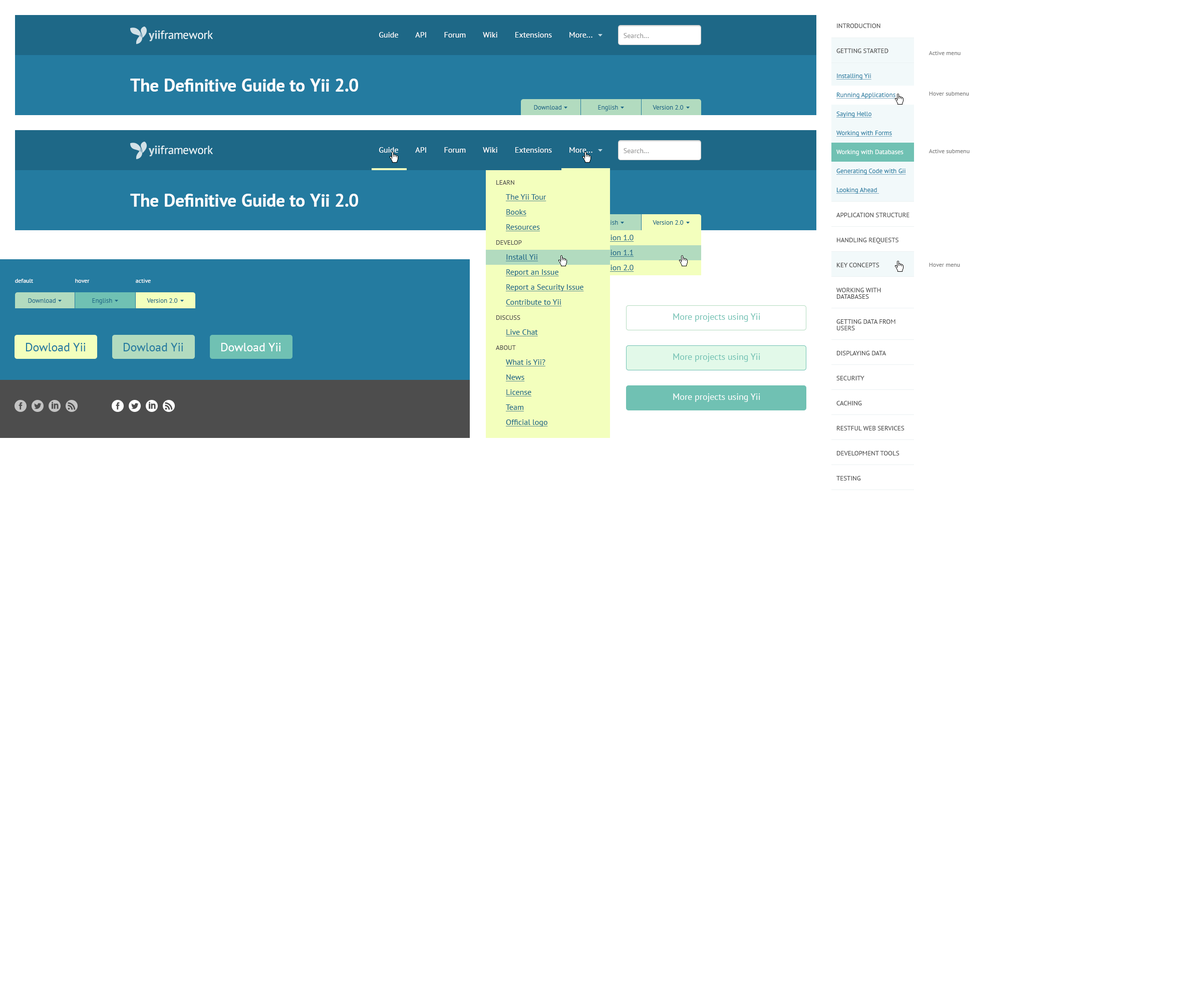
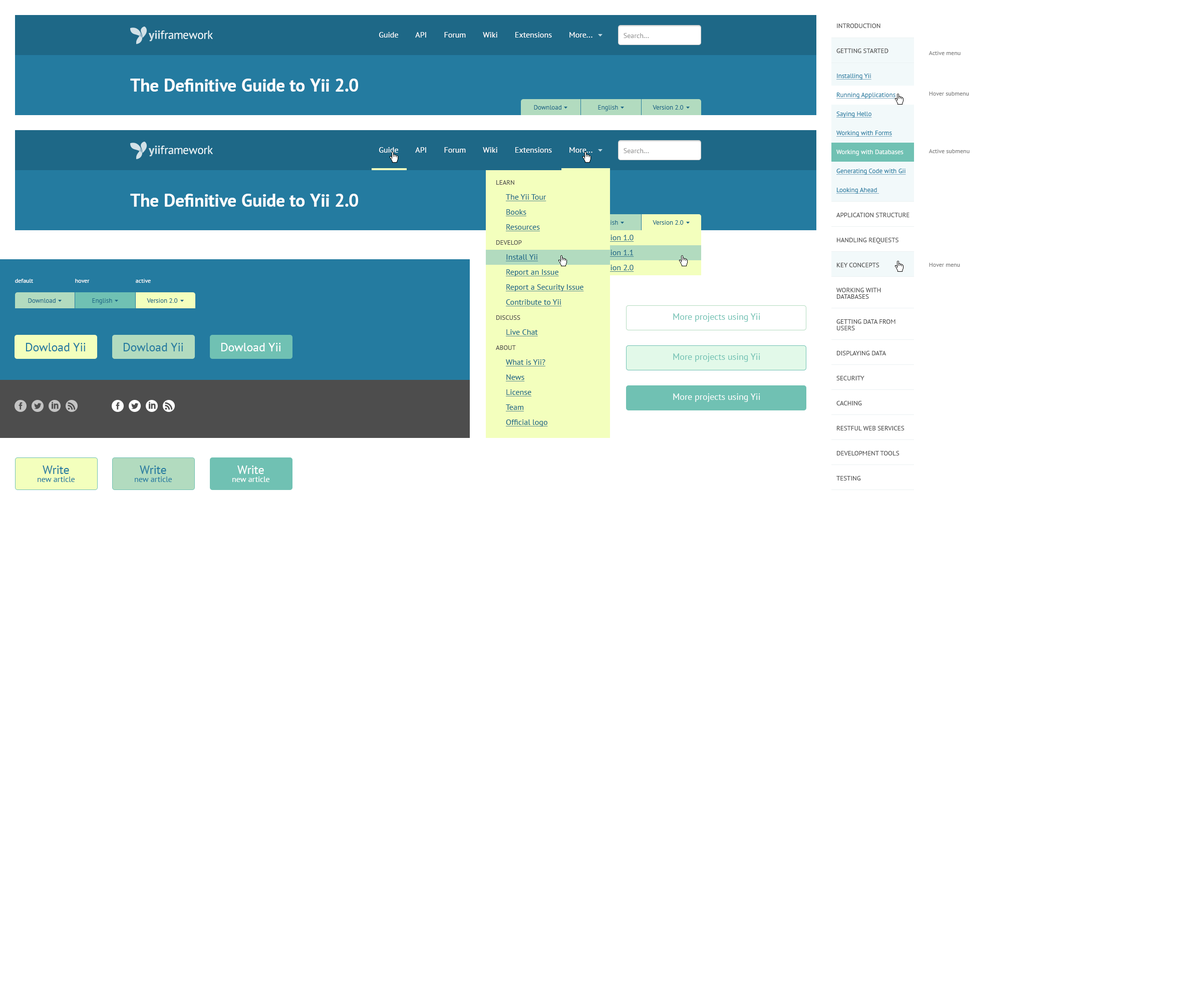
Revision of a layered 1202 x 1001 image; what changed, layer by layer:
added group "btn_write" with 9 layers above "btn_download" over <box>15,457,293,491</box>
added group "default" (3rd of 5, in "btn_write") with 2 layers in group "btn_write" over <box>15,457,98,491</box>
added layer "Write new article" (1st of 3, in "btn_write" › "default") in group "default" over <box>37,465,75,483</box>
added layer "bg_btn" (4th of 9, in "btn_write" › "default") in group "default" over <box>15,457,98,491</box>
added group "hover" (3rd of 5, in "btn_write") with 2 layers in group "btn_write" over <box>112,457,195,491</box>
added layer "Write new article" (2nd of 3, in "btn_write" › "hover") in group "hover" over <box>134,465,172,483</box>
added layer "bg_btn" (5th of 9, in "btn_write" › "hover") in group "hover" over <box>112,457,195,491</box>
added group "active" (3rd of 9, in "btn_write") with 2 layers in group "btn_write" over <box>209,457,293,491</box>
added layer "Write new article" (3rd of 3, in "btn_write" › "active") in group "active" over <box>232,465,270,483</box>
added layer "bg_btn" (6th of 9, in "btn_write" › "active") in group "active" over <box>209,457,293,491</box>
